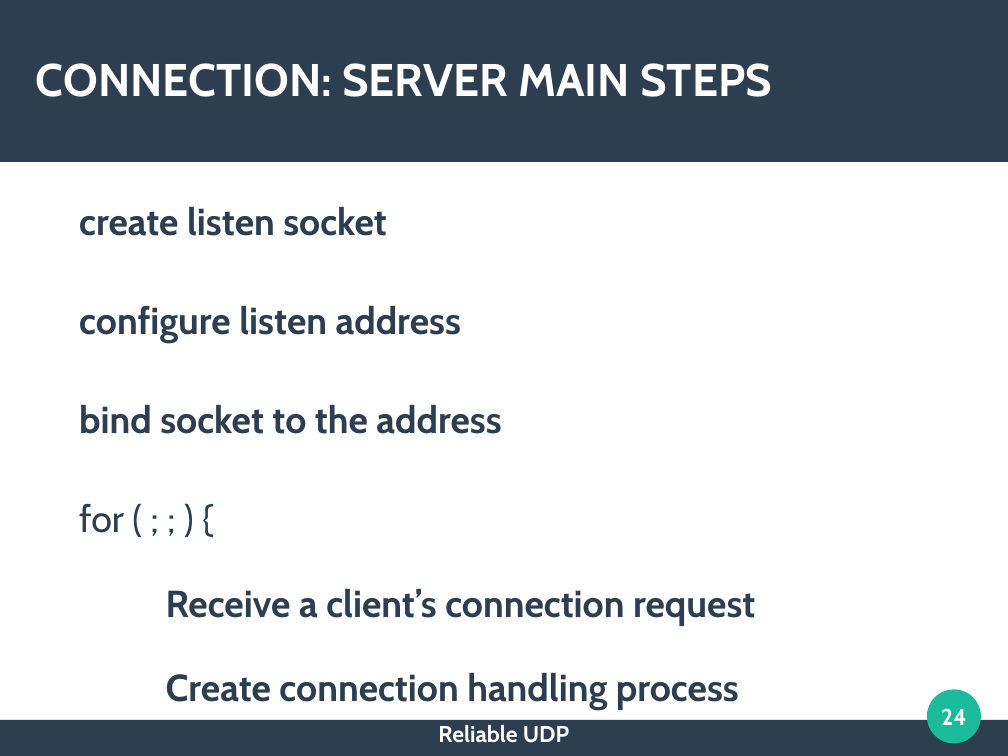
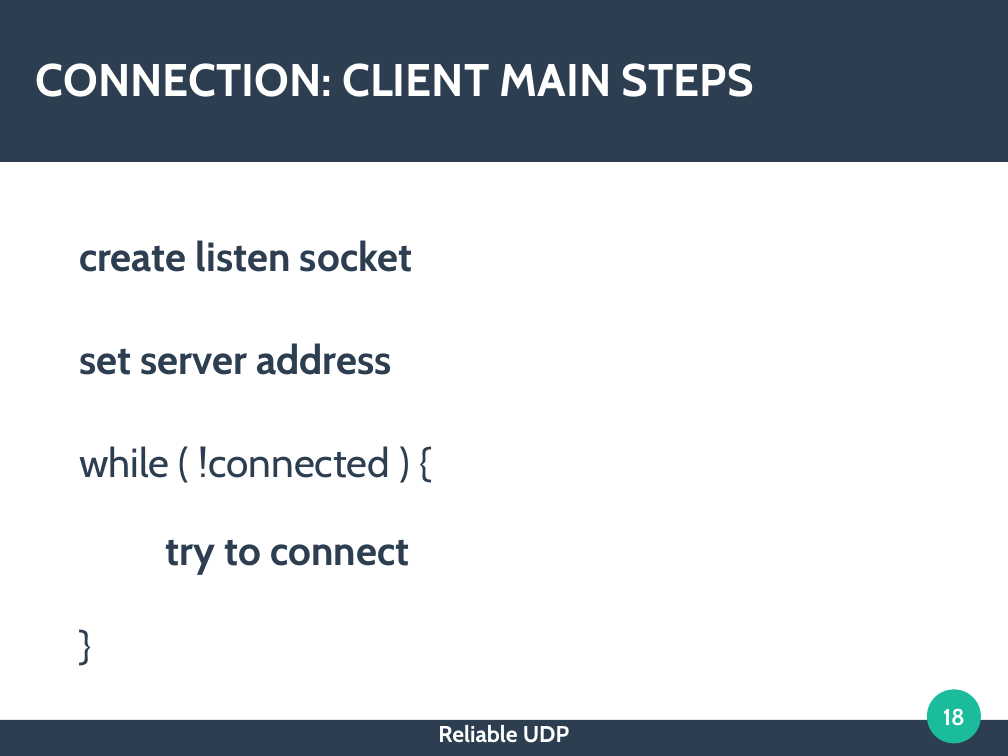
Before and after one commit to RedRum2/reliable-udp, a slide deck: slide 18 of doc/Presentation.odp (slide 24 before the commit). Drawn at 1008x756 pixels with LibreOffice and Linux fonts; fonts in the diff are those of the drawing. Boxes give left, top, right and bottom in pixels: in the first picture for what was removed or moved away, otherwise in the second. Text is boxed around its words. In the diff, an @@ line names an element or a change of style, - is before the commit and + after.

Commit message:
Presentation completed

```diff
--- a/doc/Presentation.odp
+++ b/doc/Presentation.odp
@@ title at [36, 63, 754, 97]: text changed @@
-CONNECTION: SERVER MAIN STEPS
+CONNECTION: CLIENT MAIN STEPS
@@ text "create listen socket" at [79, 240, 412, 574]: vertical alignment top to middle @@
@@ text at [79, 240, 412, 272]: size 29.6 to 32 pt in "create listen socket", "}" @@
@@ text at [79, 343, 409, 574]: text changed; size 29.6 to 32 pt @@
-configure listen address
-bind socket to the address
-for ( ; ; ) {
-    Receive a client’s connection request
-    Create connection handling process
+set server address
+while ( !connected ) {
+    try to connect
@@ page number at [943, 708, 965, 726]: text changed @@
-24
+18
```
Also in this commit, not shown: 9 other slides changed, 41 slides added, 1 slide removed, 26 other files.
